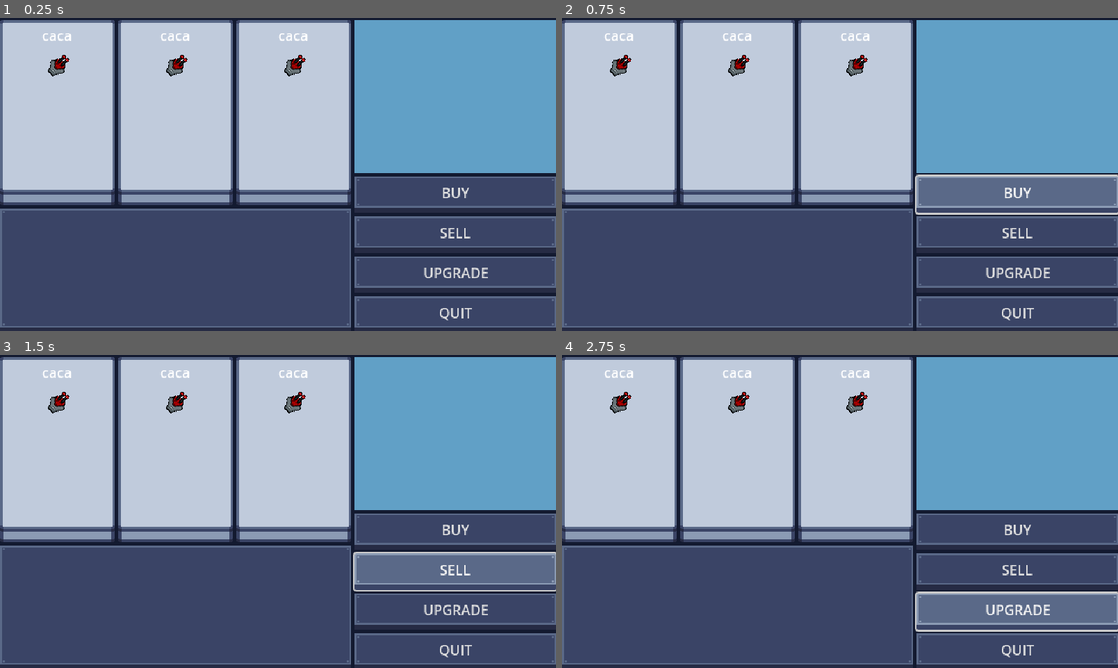
Above: before the commit, frames 1-4 (two rows, left to right).
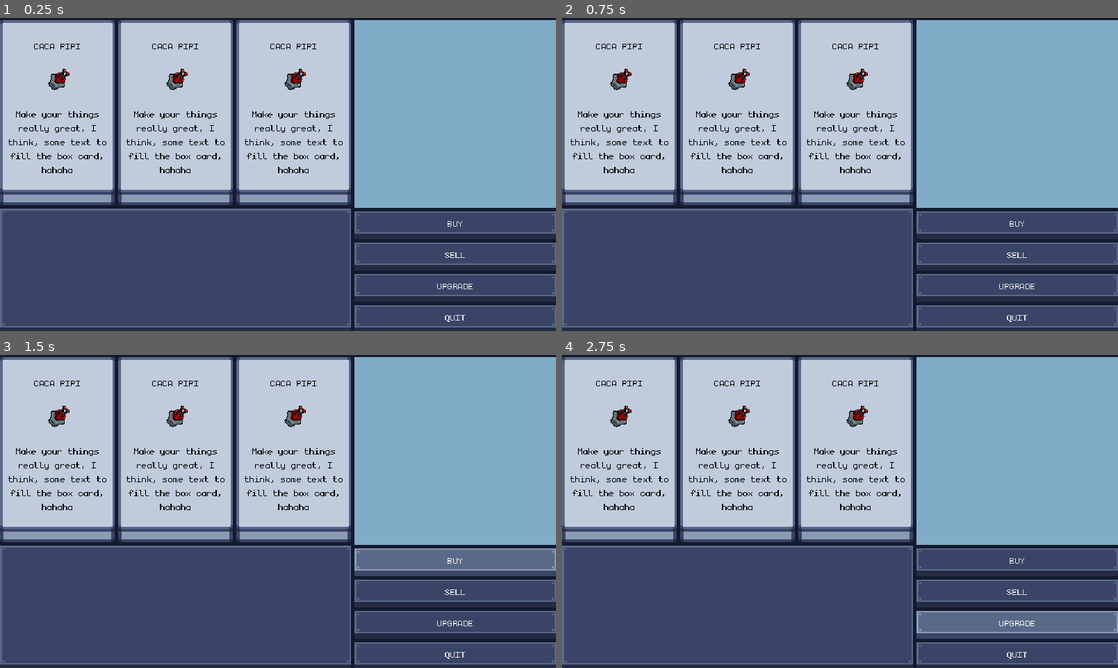
Above: after the commit, the same moments.

Repository: Ninesliced/gdc_project
Game: Godot game, scene res://ui/Shops/Shop.tscn
Same seed, same stepped clock (60 frames per second), same inputs: the game is played once before the commit and once after it. This scene is started directly instead of the project's main scene.
Inputs (mouse positions are in pixels of both pictures, inside the frame that each line leads up to):
- Up to frame 1 (0.25 s): no input
- Up to frame 2 (0.75 s): click (1017, 193) at 0.5 s, where only the run before the commit has a clickable "BUY"
- Up to frame 3 (1.5 s): click (455, 570) at 1.25 s, where only the run before the commit has a clickable "SELL"
- Up to frame 4 (2.75 s): click (1017, 611) at 2 s, where only the run before the commit has a clickable "UPGRADE"

The runs differ from the first frame. In frame 1, 31% of the frame differs, in the area x 1-100%, y 0-98%; in frame 2, 31%; in frame 3, 31%; in frame 4, 32%.

Commit message:
added sell, upgrade section for shop

Diff:
--- a/entities/player/turn_ship.tscn
+++ b/entities/player/turn_ship.tscn
@@ -38,12 +38,9 @@
 acceleration = 800
 decceleration = 300
 
-[node name="HealthComponent" parent="." index="5" instance=ExtResource("5_7pfo1")]
+[node name="HealthComponent2" parent="." index="5" instance=ExtResource("5_7pfo1")]
 max_hp = 10
 initial_hp = 10
 
 [node name="SlotManager" parent="." index="6" instance=ExtResource("6_jbqv1")]
 script = ExtResource("7_h8khn")
-
-[connection signal="on_damage" from="HealthComponent" to="." method="_on_health_component_on_damage"]
-[connection signal="on_death" from="HealthComponent" to="." method="_on_health_component_on_death"]
--- a/project.godot
+++ b/project.godot
@@ -32,6 +32,10 @@
 
 Player=""
 Enemy=""
+
+[gui]
+
+theme/custom_font="res://assets/fonts/monogram.ttf"
 
 [input]
 
--- /dev/null
+++ b/ui/Shop.tscn
@@ -0,0 +1,23 @@
+[gd_scene format=3 uid="uid://bh703mcndo460"]
+
+[node name="Shop" type="Control"]
+layout_mode = 3
+anchors_preset = 15
+anchor_right = 1.0
+anchor_bottom = 1.0
+grow_horizontal = 2
+grow_vertical = 2
+
+[node name="HBoxContainer" type="HBoxContainer" parent="."]
+layout_mode = 0
+offset_top = 2.0
+offset_right = 640.0
+offset_bottom = 362.0
+
+[node name="VBoxContainer" type="VBoxContainer" parent="HBoxContainer"]
+custom_minimum_size = Vector2(400, 0)
+layout_mode = 2
+
+[node name="VBoxContainer2" type="VBoxContainer" parent="HBoxContainer"]
+custom_minimum_size = Vector2(200, 0)
+layout_mode = 2
--- a/ui/Shops/Shop.tscn
+++ b/ui/Shops/Shop.tscn
@@ -1,16 +1,19 @@
-[gd_scene load_steps=4 format=3 uid="uid://bnxeifd466luv"]
+[gd_scene load_steps=5 format=3 uid="uid://bnxeifd466luv"]
 
-[ext_resource type="PackedScene" uid="uid://r5slvbs5dk1e" path="res://ui/ui_button.tscn" id="1_abhxk"]
+[ext_resource type="PackedScene" uid="uid://c2eemep8skl7h" path="res://ui/ui_button.tscn" id="1_abhxk"]
+[ext_resource type="Script" path="res://ui/Shops/shop.gd" id="1_f6c5x"]
 [ext_resource type="Texture2D" uid="uid://2p5xlj0knnee" path="res://assets/ui/button.png" id="1_h2mu5"]
-[ext_resource type="PackedScene" uid="uid://7b5nmq4mjbu8" path="res://ui/Shops/box.tscn" id="1_u0m0s"]
+[ext_resource type="PackedScene" uid="uid://cyhe2a2unekfj" path="res://ui/Shops/shop_box.tscn" id="1_xagkx"]
 
 [node name="Shop" type="Control"]
+process_mode = 2
 layout_mode = 3
 anchors_preset = 15
 anchor_right = 1.0
 anchor_bottom = 1.0
 grow_horizontal = 2
 grow_vertical = 2
+script = ExtResource("1_f6c5x")
 
 [node name="HBoxContainer" type="HBoxContainer" parent="."]
 layout_mode = 2
@@ -18,27 +21,27 @@
 offset_right = 640.0
 offset_bottom = 362.0
 
-[node name="Items" type="VBoxContainer" parent="HBoxContainer"]
+[node name="Buy" type="VBoxContainer" parent="HBoxContainer"]
 layout_mode = 2
 size_flags_horizontal = 3
 size_flags_stretch_ratio = 0.7
 
-[node name="HBoxContainer" type="HBoxContainer" parent="HBoxContainer/Items"]
+[node name="ItemContainer" type="HBoxContainer" parent="HBoxContainer/Buy"]
 layout_mode = 2
 size_flags_vertical = 3
 size_flags_stretch_ratio = 0.6
 alignment = 1
 
-[node name="Box2" parent="HBoxContainer/Items/HBoxContainer" instance=ExtResource("1_u0m0s")]
+[node name="ShopBox" parent="HBoxContainer/Buy/ItemContainer" instance=ExtResource("1_xagkx")]
 layout_mode = 2
 
-[node name="Box4" parent="HBoxContainer/Items/HBoxContainer" instance=ExtResource("1_u0m0s")]
+[node name="ShopBox2" parent="HBoxContainer/Buy/ItemContainer" instance=ExtResource("1_xagkx")]
 layout_mode = 2
 
-[node name="Box3" parent="HBoxContainer/Items/HBoxContainer" instance=ExtResource("1_u0m0s")]
+[node name="ShopBox3" parent="HBoxContainer/Buy/ItemContainer" instance=ExtResource("1_xagkx")]
 layout_mode = 2
 
-[node name="NinePatchRect" type="NinePatchRect" parent="HBoxContainer/Items"]
+[node name="NinePatchRect" type="NinePatchRect" parent="HBoxContainer/Buy"]
 layout_mode = 2
 size_flags_vertical = 3
 size_flags_stretch_ratio = 0.4
@@ -48,35 +51,71 @@
 patch_margin_right = 7
 patch_margin_bottom = 12
 
-[node name="VBoxContainer2" type="VBoxContainer" parent="HBoxContainer"]
+[node name="Sell" type="VBoxContainer" parent="HBoxContainer"]
+visible = false
+layout_mode = 2
+size_flags_horizontal = 3
+size_flags_stretch_ratio = 0.7
+
+[node name="NinePatchRect" type="NinePatchRect" parent="HBoxContainer/Sell"]
+layout_mode = 2
+size_flags_vertical = 3
+size_flags_stretch_ratio = 0.4
+texture = ExtResource("1_h2mu5")
+patch_margin_left = 6
+patch_margin_top = 6
+patch_margin_right = 7
+patch_margin_bottom = 12
+
+[node name="Upgrade" type="VBoxContainer" parent="HBoxContainer"]
+visible = false
+layout_mode = 2
+size_flags_horizontal = 3
+size_flags_stretch_ratio = 0.7
+
+[node name="NinePatchRect" type="NinePatchRect" parent="HBoxContainer/Upgrade"]
+layout_mode = 2
+size_flags_vertical = 3
+size_flags_stretch_ratio = 0.4
+texture = ExtResource("1_h2mu5")
+patch_margin_left = 6
+patch_margin_top = 6
+patch_margin_right = 7
+patch_margin_bottom = 12
+
+[node name="StaticRight" type="VBoxContainer" parent="HBoxContainer"]
 custom_minimum_size = Vector2(200, 2.08165e-12)
 layout_mode = 2
 size_flags_horizontal = 3
 size_flags_stretch_ratio = 0.4
 
-[node name="icon" type="ColorRect" parent="HBoxContainer/VBoxContainer2"]
+[node name="icon" type="ColorRect" parent="HBoxContainer/StaticRight"]
 layout_mode = 2
 size_flags_vertical = 3
 size_flags_stretch_ratio = 0.8
-color = Color(0.381871, 0.628266, 0.777587, 1)
+color = Color(0.507, 0.67535, 0.78, 1)
 
-[node name="buttons" type="VBoxContainer" parent="HBoxContainer/VBoxContainer2"]
+[node name="buttons" type="VBoxContainer" parent="HBoxContainer/StaticRight"]
 layout_mode = 2
 size_flags_vertical = 3
 size_flags_stretch_ratio = 0.2
 
-[node name="ui_button" parent="HBoxContainer/VBoxContainer2/buttons" instance=ExtResource("1_abhxk")]
+[node name="BuyButton" parent="HBoxContainer/StaticRight/buttons" instance=ExtResource("1_abhxk")]
 layout_mode = 2
 text = "BUY"
 
-[node name="ui_button2" parent="HBoxContainer/VBoxContainer2/buttons" instance=ExtResource("1_abhxk")]
+[node name="SellButton" parent="HBoxContainer/StaticRight/buttons" instance=ExtResource("1_abhxk")]
 layout_mode = 2
 text = "SELL"
 
-[node name="ui_button3" parent="HBoxContainer/VBoxContainer2/buttons" instance=ExtResource("1_abhxk")]
+[node name="UpgradeButton" parent="HBoxContainer/StaticRight/buttons" instance=ExtResource("1_abhxk")]
 layout_mode = 2
 text = "UPGRADE"
 
-[node name="ui_button4" parent="HBoxContainer/VBoxContainer2/buttons" instance=ExtResource("1_abhxk")]
+[node name="QuitButton" parent="HBoxContainer/StaticRight/buttons" instance=ExtResource("1_abhxk")]
 layout_mode = 2
 text = "QUIT"
+
+[connection signal="pressed" from="HBoxContainer/StaticRight/buttons/BuyButton" to="." method="_on_buy_button_pressed"]
+[connection signal="pressed" from="HBoxContainer/StaticRight/buttons/UpgradeButton" to="." method="_on_upgrade_button_pressed"]
+[connection signal="pressed" from="HBoxContainer/StaticRight/buttons/QuitButton" to="." method="_on_quit_button_pressed"]
--- a/ui/Shops/box.tscn
+++ b/ui/Shops/box.tscn
@@ -1,6 +1,7 @@
-[gd_scene load_steps=5 format=3 uid="uid://7b5nmq4mjbu8"]
+[gd_scene load_steps=6 format=3 uid="uid://7b5nmq4mjbu8"]
 
 [ext_resource type="Texture2D" uid="uid://cnwd8cjcn1m2e" path="res://assets/ui/card.png" id="1_dw7eh"]
+[ext_resource type="FontFile" uid="uid://cmf6daamewwxl" path="res://assets/fonts/monogram.ttf" id="2_6h587"]
 [ext_resource type="Texture2D" uid="uid://b870u5vca6t7n" path="res://assets/space_breaker_asset/Weapons/Small/Cannon/turret_01_mk2.png" id="2_mdpvr"]
 
 [sub_resource type="StyleBoxEmpty" id="StyleBoxEmpty_in5kj"]
@@ -29,15 +30,21 @@
 
 [node name="Label" type="Label" parent="VBoxContainer"]
 layout_mode = 2
-text = "caca"
+size_flags_horizontal = 4
+size_flags_vertical = 2
+theme_override_colors/font_color = Color(0, 0, 0, 1)
+theme_override_fonts/font = ExtResource("2_6h587")
+theme_override_font_sizes/font_size = 0
+text = "SUPER CACA BIDON"
 horizontal_alignment = 1
 vertical_alignment = 1
 
 [node name="Panel" type="Panel" parent="VBoxContainer"]
 layout_mode = 2
+size_flags_horizontal = 4
+size_flags_vertical = 0
 theme = SubResource("Theme_bo4vg")
 
 [node name="Sprite2D" type="Sprite2D" parent="VBoxContainer/Panel"]
-position = Vector2(19.5, 21)
 rotation = 0.785398
 texture = ExtResource("2_mdpvr")
--- /dev/null
+++ b/ui/Shops/shop.gd
@@ -0,0 +1,17 @@
+extends Control
+
+enum ShopType {
+	BUY,
+	SELL,
+	UPGRADE,
+	QUIT,
+}
+
+var CurrentShopType : ShopType = ShopType.BUY
+
+
+func _ready() -> void:
+	pass
+
+func _process(delta: float) -> void:
+	pass
--- /dev/null
+++ b/ui/Shops/shop_box.tscn
@@ -0,0 +1,90 @@
+[gd_scene load_steps=6 format=3 uid="uid://cyhe2a2unekfj"]
+
+[ext_resource type="FontFile" uid="uid://cmf6daamewwxl" path="res://assets/fonts/monogram.ttf" id="1_d1xee"]
+[ext_resource type="Texture2D" uid="uid://cnwd8cjcn1m2e" path="res://assets/ui/card.png" id="1_wtyqi"]
+[ext_resource type="Texture2D" uid="uid://b870u5vca6t7n" path="res://assets/space_breaker_asset/Weapons/Small/Cannon/turret_01_mk2.png" id="2_7rf1j"]
+
+[sub_resource type="StyleBoxEmpty" id="StyleBoxEmpty_in5kj"]
+
+[sub_resource type="Theme" id="Theme_bo4vg"]
+Panel/styles/panel = SubResource("StyleBoxEmpty_in5kj")
+
+[node name="ShopBox" type="NinePatchRect"]
+size_flags_horizontal = 3
+texture = ExtResource("1_wtyqi")
+patch_margin_left = 7
+patch_margin_top = 6
+patch_margin_right = 6
+patch_margin_bottom = 26
+
+[node name="HBox" type="VBoxContainer" parent="."]
+layout_mode = 1
+anchors_preset = 15
+anchor_right = 1.0
+anchor_bottom = 1.0
+grow_horizontal = 2
+grow_vertical = 2
+
+[node name="MarginContainer" type="MarginContainer" parent="HBox"]
+layout_mode = 2
+size_flags_vertical = 3
+size_flags_stretch_ratio = 0.1
+
+[node name="BoxContainer3" type="BoxContainer" parent="HBox"]
+layout_mode = 2
+size_flags_vertical = 3
+size_flags_stretch_ratio = 0.1
+
+[node name="Label" type="Label" parent="HBox/BoxContainer3"]
+layout_mode = 2
+size_flags_horizontal = 3
+theme_override_colors/font_color = Color(0, 0, 0, 1)
+theme_override_fonts/font = ExtResource("1_d1xee")
+text = "CACA PIPI"
+horizontal_alignment = 1
+vertical_alignment = 1
+
+[node name="BoxContainer" type="BoxContainer" parent="HBox"]
+layout_mode = 2
+size_flags_vertical = 3
+size_flags_stretch_ratio = 0.3
+
+[node name="Panel2" type="Panel" parent="HBox/BoxContainer"]
+layout_mode = 2
+size_flags_horizontal = 6
+size_flags_vertical = 6
+theme = SubResource("Theme_bo4vg")
+
+[node name="Sprite2D" type="Sprite2D" parent="HBox/BoxContainer/Panel2"]
+rotation = 0.785398
+texture = ExtResource("2_7rf1j")
+
+[node name="BoxContainer2" type="BoxContainer" parent="HBox"]
+layout_mode = 2
+size_flags_vertical = 3
+size_flags_stretch_ratio = 0.5
+
+[node name="MarginContainer3" type="MarginContainer" parent="HBox/BoxContainer2"]
+layout_mode = 2
+size_flags_vertical = 3
+size_flags_stretch_ratio = 0.1
+
+[node name="Label" type="Label" parent="HBox/BoxContainer2"]
+layout_mode = 2
+size_flags_horizontal = 3
+size_flags_vertical = 0
+theme_override_colors/font_color = Color(0, 0, 0, 1)
+theme_override_fonts/font = ExtResource("1_d1xee")
+text = "Make your things really great, I think, some text to fill the box card, hahaha"
+horizontal_alignment = 1
+autowrap_mode = 2
+
+[node name="MarginContainer2" type="MarginContainer" parent="HBox/BoxContainer2"]
+layout_mode = 2
+size_flags_vertical = 3
+size_flags_stretch_ratio = 0.1
+
+[node name="MarginContainer2" type="MarginContainer" parent="HBox"]
+layout_mode = 2
+size_flags_vertical = 3
+size_flags_stretch_ratio = 0.1
--- a/ui/ui_button.tscn
+++ b/ui/ui_button.tscn
@@ -1,11 +1,24 @@
-[gd_scene load_steps=9 format=3 uid="uid://r5slvbs5dk1e"]
+[gd_scene load_steps=12 format=3 uid="uid://c2eemep8skl7h"]
 
 [ext_resource type="Texture2D" uid="uid://2p5xlj0knnee" path="res://assets/ui/button.png" id="1_4jp0w"]
 [ext_resource type="Texture2D" uid="uid://bq5mmey6abh07" path="res://assets/ui/button_hover.png" id="1_101l1"]
 [ext_resource type="Texture2D" uid="uid://coepoivki4peq" path="res://assets/ui/button_pressed.png" id="3_komb5"]
+[ext_resource type="FontFile" uid="uid://cmf6daamewwxl" path="res://assets/fonts/monogram.ttf" id="4_5n7gs"]
+
+[sub_resource type="StyleBoxEmpty" id="StyleBoxEmpty_kd7lj"]
+
+[sub_resource type="StyleBoxEmpty" id="StyleBoxEmpty_2hxwi"]
 
 [sub_resource type="StyleBoxTexture" id="StyleBoxTexture_y1kmv"]
 texture = ExtResource("1_101l1")
+texture_margin_left = 8.0
+texture_margin_top = 7.0
+texture_margin_right = 7.0
+texture_margin_bottom = 12.0
+region_rect = Rect2(0, 0, 32, 32)
+
+[sub_resource type="StyleBoxTexture" id="StyleBoxTexture_y23yu"]
+texture = ExtResource("1_4jp0w")
 texture_margin_left = 8.0
 texture_margin_top = 7.0
 texture_margin_right = 7.0
@@ -20,18 +33,11 @@
 texture_margin_bottom = 12.0
 region_rect = Rect2(0, 0, 32, 32)
 
-[sub_resource type="StyleBoxTexture" id="StyleBoxTexture_y23yu"]
-texture = ExtResource("1_4jp0w")
-texture_margin_left = 8.0
-texture_margin_top = 7.0
-texture_margin_right = 7.0
-texture_margin_bottom = 12.0
-region_rect = Rect2(0, 0, 32, 32)
-
 [sub_resource type="Theme" id="Theme_q4y8a"]
 Button/constants/outline_size = 0
+Button/styles/disabled = SubResource("StyleBoxEmpty_kd7lj")
+Button/styles/focus = SubResource("StyleBoxEmpty_2hxwi")
 Button/styles/hover = SubResource("StyleBoxTexture_y1kmv")
-Button/styles/hover_pressed = SubResource("StyleBoxTexture_do4k7")
 Button/styles/normal = SubResource("StyleBoxTexture_y23yu")
 Button/styles/pressed = SubResource("StyleBoxTexture_do4k7")
 
@@ -60,7 +66,9 @@
 scale = Vector2(1.04051, 0.99303)
 size_flags_vertical = 3
 theme = SubResource("Theme_q4y8a")
+theme_override_colors/font_outline_color = Color(0, 0, 0, 1)
+theme_override_constants/outline_size = 0
+theme_override_fonts/font = ExtResource("4_5n7gs")
+theme_override_font_sizes/font_size = 16
 text = "TEMPLATE"
 script = SubResource("GDScript_k5hle")
-
-[connection signal="pressed" from="." to="." method="_on_pressed"]
Binary file added: assets/fonts/monogram-extended.ttf
Not shown, added: assets/fonts/monogram-extended.ttf.import
Binary file added: assets/fonts/monogram.ttf
Not shown, added: assets/fonts/monogram.ttf.import
